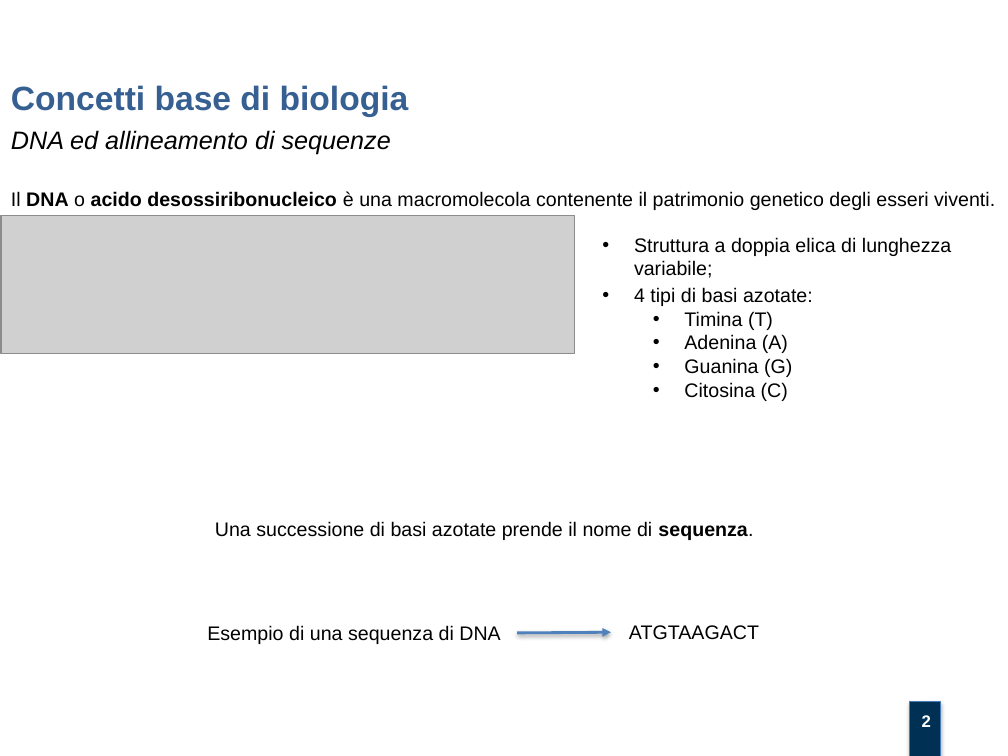
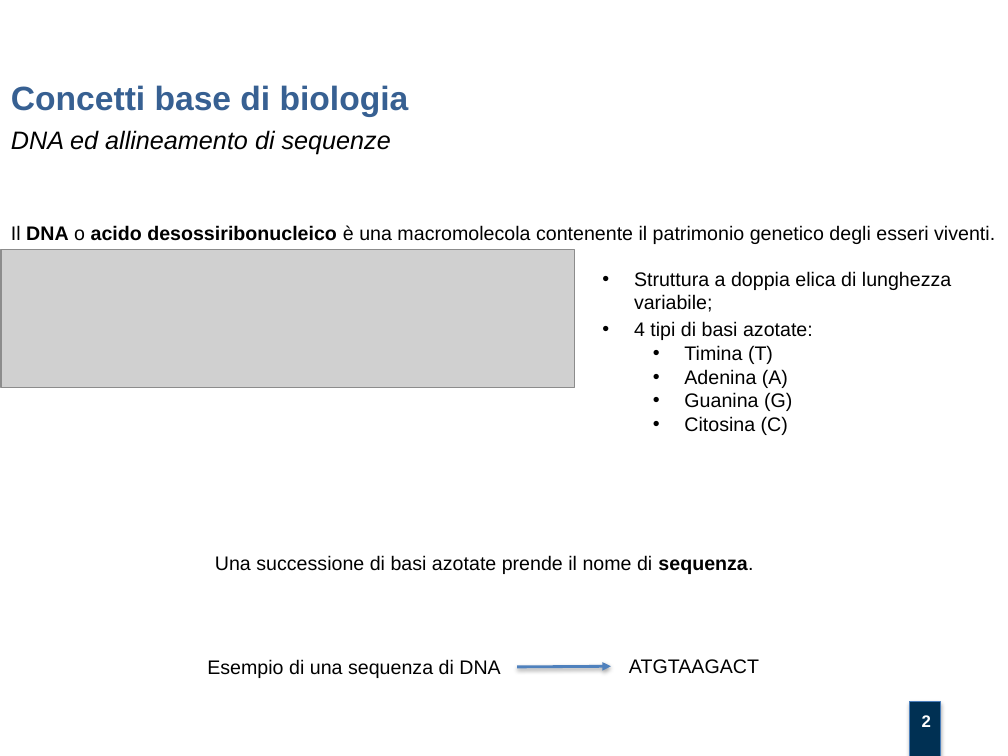
Before and after one commit to mtortoli/Thesis, a slide deck: slide 2 of Discussione Laurea/Slides v.1.0.pptx. Drawn at 1008x756 pixels with LibreOffice and Linux fonts; fonts in the diff are those of the drawing; grey boxes stand for pictures; background and template pictures are left out. Boxes give left, top, right and bottom in pixels: in the first picture for what was removed or moved away, otherwise in the second. Text is boxed around its words. In the diff, an @@ line names an element or a change of style, - is before the commit and + after.

```diff
--- a/Discussione Laurea/Slides v.1.0.pptx
+++ b/Discussione Laurea/Slides v.1.0.pptx
@@ 6 texts, 1 picture, 1 arrow: place and size @@
-6 texts, 1 picture, 1 arrow at (1,191,995,644)
+6 texts, 1 picture, 1 arrow at (1,225,995,678)
```
Also in this commit, not shown: 7 other slides changed, 2 slides removed, 1 other file.
